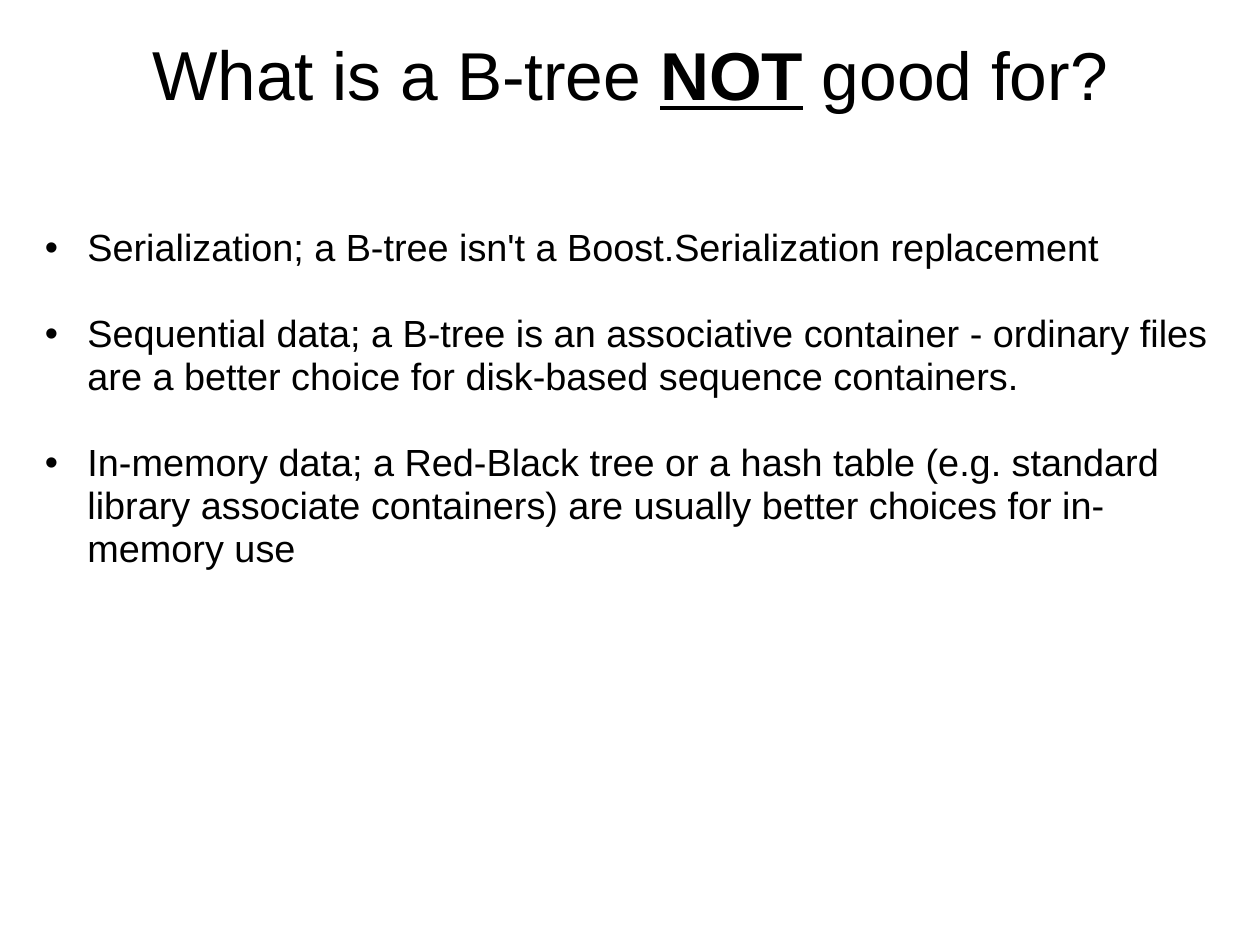
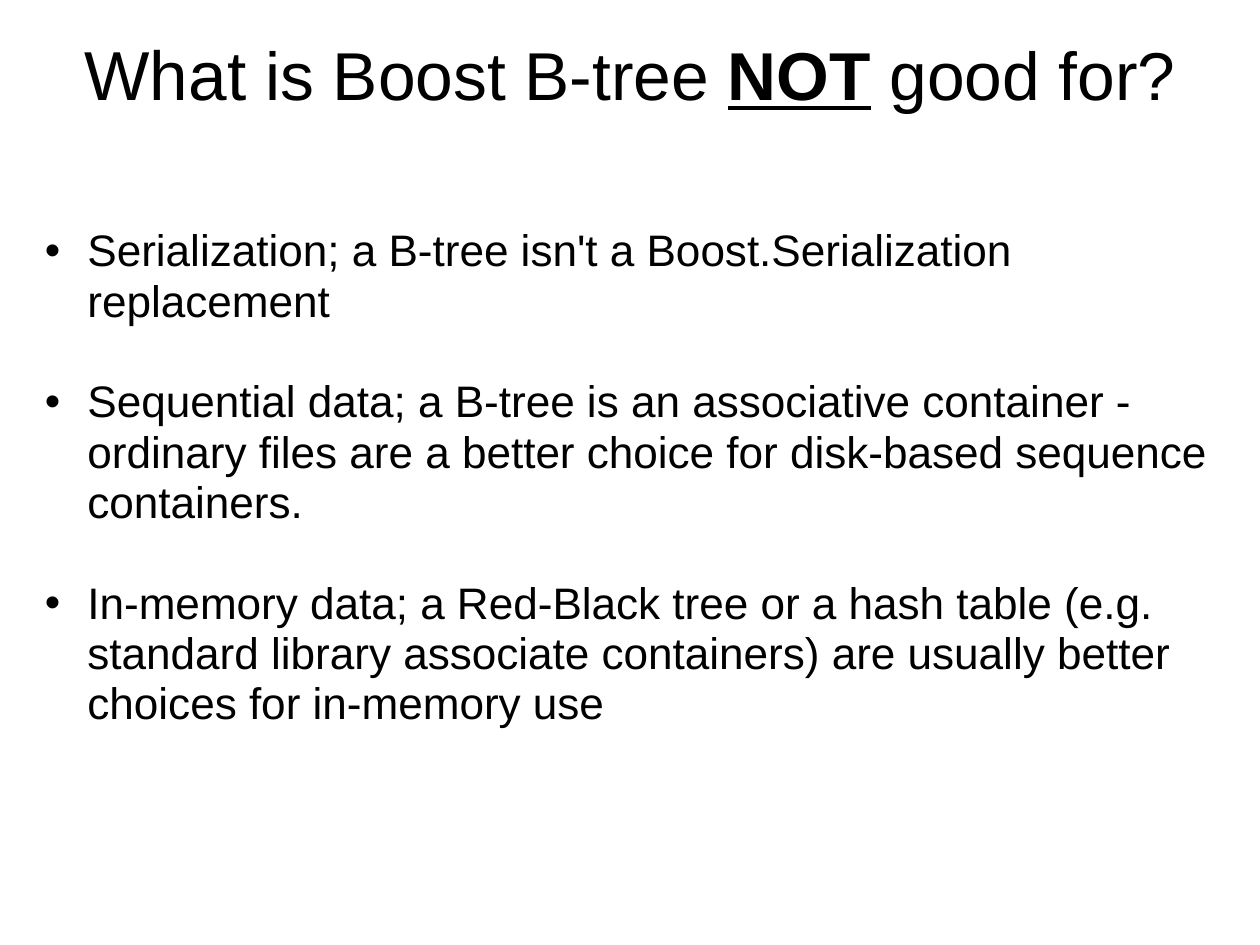
Before and after one commit to Beman/btree, a slide deck: slide 14 of libs/btree/doc/Proposed-B-tree-library.ppt (slide 8 before the commit). Drawn at 1260x945 pixels with LibreOffice and Linux fonts; fonts in the diff are those of the drawing; background and template pictures are left out. Boxes give left, top, right and bottom in pixels: in the first picture for what was removed or moved away, otherwise in the second. Text is boxed around its words. In the diff, an @@ line names an element or a change of style, - is before the commit and + after.

```diff
--- a/libs/btree/doc/Proposed-B-tree-library.ppt
+++ b/libs/btree/doc/Proposed-B-tree-library.ppt
@@ title at bbox=[85, 49, 1176, 114]: text changed @@
-What is a B-tree NOT good for?
+What is Boost B-tree NOT good for?
@@ text "Serialization; a B-tree isn't a ..." at bbox=[87, 234, 1206, 728]: size 24 to 28 pt @@
```
Also in this commit, not shown: 15 other slides changed, 2 slides added.
